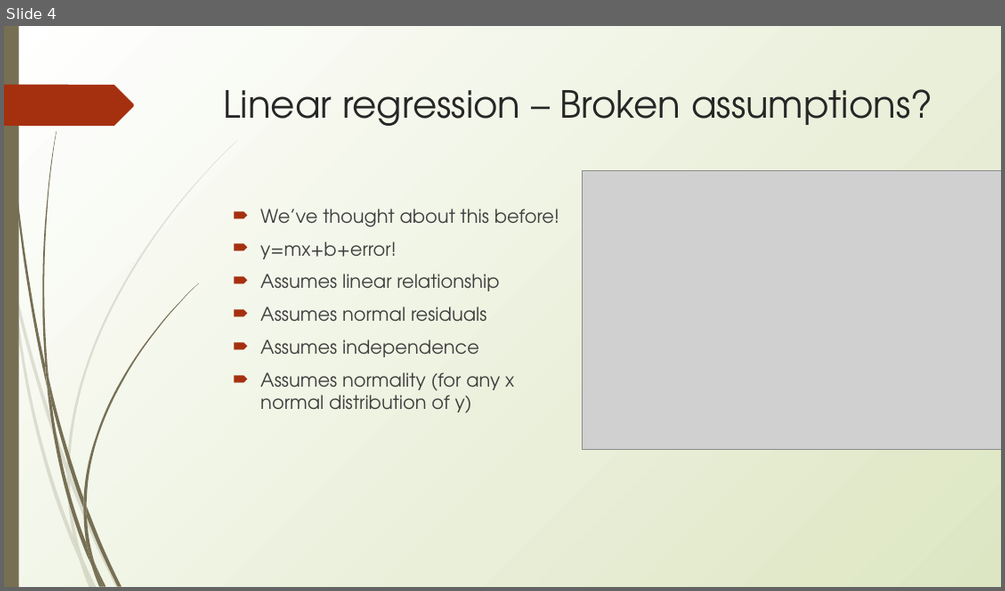
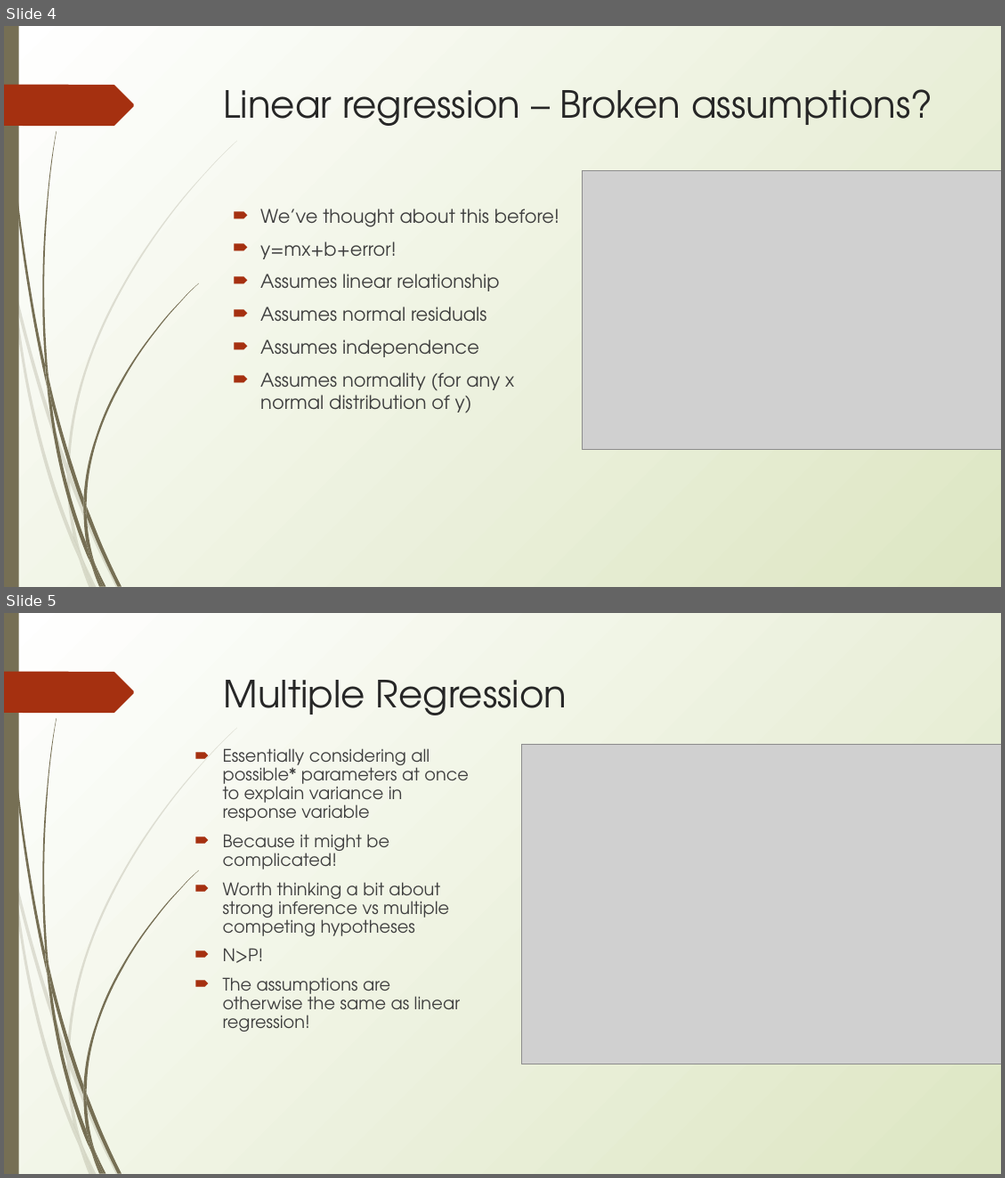
Before and after one commit to erynmcfarlane/GraduateStatsClass, a slide deck: Lecture4.pptx. Shown one above the other, each under a label of ours: slide 4 before the commit, slides 4 and 5 after it. The pictures are 1005x591 and 1005x1178 pixels, drawn with LibreOffice and Linux fonts; fonts in the diff are those of the drawing; grey boxes stand for pictures. Boxes give left, top, right and bottom in pixels: in the first picture for what was removed or moved away, otherwise in the second. Text is boxed around its words. In the diff, an @@ line names an element or a change of style, - is before the commit and + after.

```diff
--- a/Lecture4.pptx
+++ b/Lecture4.pptx
@@ slide 5 added at (4, 613, 1001, 1174), background gradient #FFFFFF to #DDE6C3; not listed: 24 template elements that a slide beside it also shows @@
@@ title added at (224, 680, 566, 715), 36 pt, text #262626 @@
+Multiple Regression
@@ picture added at (521, 744, 1001, 1063) @@
@@ text added at (223, 748, 469, 1031), 16.6 pt, text #3F3F3F @@
+🠶 Essentially considering all possible* parameters at once to explain variance in response variable
+🠶 Because it might be complicated!
+🠶 Worth thinking a bit about strong inference vs multiple competing hypotheses
+🠶 N>P!
+🠶 The assumptions are otherwise the same as linear regression!
```
Also in this commit, not shown: 1 slide changed, 27 other slides added, 1 slide removed.
